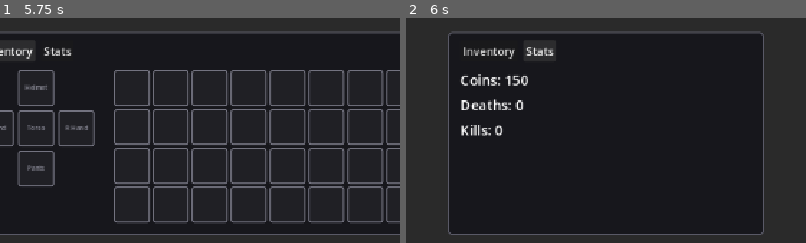
Above: before the commit, frames 1-2 (left to right).
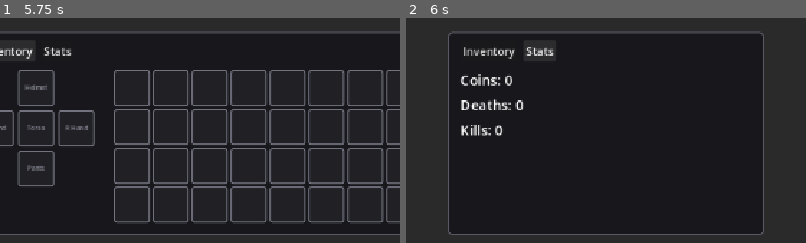
Above: after the commit, the same moments.

Repository: therealssorw/astria
Game: Godot game, scene res://scenes/world.tscn
Two runs of this game, one before a commit and one after it. Both use one fixed random seed, a clock stepped at 60 frames per second and the inputs below. This scene is started directly instead of the project's main scene. A sky picture missing from this copy of the repository is replaced by a grey-blue gradient. Sound files missing from this copy of the repository are replaced by a short silence.
Inputs (mouse positions are % of the whole screen's width and height, from its top left):
- Up to frame 1 (5.75 s): tap Enter (ui_accept) every 0.75 s from 0.5 to 3.5 s; move the mouse to (72, 45) at 0.52 s; hold D (move_right) 0.53-1.25 s; hold E (interact) 0.53-1.25 s; click (72, 45) at 0.67 s; tap Space (jump) at 0.77, 3.77 s; drag from (30, 55) to (45, 70) at 1.27 s; move the mouse to (60, 28) at 2.02 s; hold D (move_right) 2.03-2.75 s; hold Right mouse button (block) 2.03-2.75 s; tap E (interact) at 2.3 s; drag from (45, 70) to (20, 35) at 2.77 s; move the mouse to (80, 65) at 3.52 s; hold A (move_left) 3.53-4.25 s; hold E (interact) 3.53-4.25 s; tap Middle mouse button (lock_on) at 3.6 s; tap Tab (inventory) at 4.15 s; drag from (20, 35) to (35, 25) at 4.27 s; click "Inventory" at 5 s
- Up to frame 2 (6 s): click "Stats" at 5.75 s
The pictures show only the part of the screen within x 25-75%, y 24-74%; the shares and areas given below are measured in that part.

Frame 1 is identical in both runs. In frame 2, 0.2% of the frame differs, in the area x 24-31%, y 25-31%.
Error before the commit: Out of bounds get index '1' (on base: 'Dictionary') (res://scripts/core/network_manager.gd:205)
Error after the commit: Out of bounds get index '1' (on base: 'Dictionary') (res://scripts/core/network_manager.gd:221)

Commit message:
Move coins and the carried bag onto the server
Trading was the one system a client could simply lie about: GameStats held
the purse locally, so a patched client could hand itself gold or items.

- Coins and items now live in Net.players[peer_id], which only the server
  writes, alongside kills and deaths. GameStats is gone -- an empty autoload
  that used to be the source of truth is an invitation to write to it again.
- The shop asks (Net.request_buy/request_sell -> sv_shop_trade) and the server
  checks all of it: the shop exists and stocks the item, the price is ItemDb's
  price, the purse covers it, the item is actually held, and the pawn is at
  the counter -- measured against the server's own copy of the position, which
  sv_player_state already speed-validates. Refusals come back on trade_result.
- Purses and bags are stripped from the broadcast registry (_public_players);
  each owner gets theirs alone through cl_purse. The UI is a pure reader and
  never applies a trade optimistically.
- CLAUDE.md leads with the rule: everything that can be server-side must be,
  the client is never trusted, and what "within reason" covers.

Co-Authored-By: Claude Opus 5 <noreply@anthropic.com>

Diff:
--- a/project.godot
+++ b/project.godot
@@ -17,7 +17,6 @@
 
 [autoload]
 
-GameStats="*res://scripts/core/game_stats.gd"
 Net="*res://scripts/core/network_manager.gd"
 InputDevice="*res://scripts/core/input_device.gd"
 DialogSystem="*res://scripts/ui/dialog/dialog_system.gd"
--- a/scripts/core/game_stats.gd
+++ /dev/null
@@ -1,59 +0,0 @@
-extends Node
-## Autoload: run-wide local stats that survive scene changes. Kills and
-## deaths moved to the server-authoritative registry in Net (multiplayer);
-## currency and the carried bag live here.
-##
-## Purely local, like the dialog and the shop — nothing here is replicated.
-
-## Coins or carried items changed; the inventory and shop screens redraw on it.
-signal changed
-
-## Placeholder purse so the shop is usable — set to 0 once coins can be earned.
-const STARTING_COINS := 150
-
-var coins := STARTING_COINS
-
-## item id (see ItemDb) -> how many are carried. Insertion-ordered, which is
-## the order the inventory grid and the shop's sell list use.
-var items := {}
-
-# ---------------- coins ----------------
-
-func add_coins(amount: int) -> void:
-	coins = maxi(0, coins + amount)
-	changed.emit()
-
-## Deducts `amount` only if it is affordable; returns whether it went through.
-func spend_coins(amount: int) -> bool:
-	if amount > coins:
-		return false
-	coins -= amount
-	changed.emit()
-	return true
-
-# ---------------- carried items ----------------
-
-func add_item(id: String, count := 1) -> void:
-	if count <= 0:
-		return
-	items[id] = item_count(id) + count
-	changed.emit()
-
-## Removes up to `count`; returns false (and changes nothing) if too few held.
-func remove_item(id: String, count := 1) -> bool:
-	if count <= 0 or item_count(id) < count:
-		return false
-	var left: int = items[id] - count
-	if left > 0:
-		items[id] = left
-	else:
-		items.erase(id)
-	changed.emit()
-	return true
-
-func item_count(id: String) -> int:
-	return int(items.get(id, 0))
-
-## Carried item ids, in the order they were first picked up.
-func owned_ids() -> Array:
-	return items.keys()
--- a/scripts/core/network_manager.gd
+++ b/scripts/core/network_manager.gd
@@ -18,7 +18,16 @@
 const VITALS_INTERVAL := 0.5               # server -> owner stamina/health sync
 const KILL_Y := 30.0                       # below the waves -> counts as a death
 
-var players := {}  # peer_id -> {"name": String, "kills": int, "deaths": int}
+## Placeholder purse so shops are usable — drop to 0 once coins can be earned.
+const STARTING_COINS := 150
+## How far past an NPC's interact_range the server still honours a trade, to
+## cover the lag between the client's view of its position and the server's.
+const SHOP_RANGE_SLACK := 2.5
+
+## peer_id -> {"name", "kills", "deaths", "coins", "items"}. Server-owned.
+## "coins"/"items" are private to their owner and are stripped before the
+## registry is broadcast — each owner gets theirs through cl_purse.
+var players := {}
 var is_dedicated := false
 var active := false            # hosting or connected right now
 var upnp_status := "inactive"  # inactive / searching / ok / failed
@@ -28,12 +37,19 @@
 
 signal player_list_changed
 signal join_failed(reason: String)
+## The local player's coins/items were re-synced from the server.
+signal purse_changed
+## Server's verdict on a trade the local player asked for.
+signal trade_result(message: String, ok: bool)
 
 var _upnp_thread: Thread
 var _upnp_cleanup_thread: Thread
 var _upnp_mapper = null      # UPNP instance that owns the active mapping
 var _mapped_port := 0        # 0 = nothing mapped on the router right now
 var _enemy_counter := 0
+# read-only mirror of THIS peer's slice of the registry, written only by cl_purse
+var _my_coins := 0
+var _my_items := {}
 var _player_bcast_accum := 0.0
 var _enemy_bcast_accum := 0.0
 var _vitals_accum := 0.0
@@ -204,6 +220,7 @@
 	var pos := spawn_position(pn.get_child_count())
 	rpc("cl_spawn_player", id, players[id]["name"], pos)
 	_do_spawn_player(id, players[id]["name"], pos)
+	_send_purse(id) # first sync of their coins/bag, now that they have a pawn
 
 @rpc("authority", "call_remote", "reliable")
 func cl_spawn_player(id: int, username: String, pos: Vector3) -> void:
@@ -234,11 +251,21 @@
 	player_list_changed.emit()
 
 func _sync_players() -> void:
-	rpc("cl_sync_players", players)
+	rpc("cl_sync_players", _public_players())
 	player_list_changed.emit()
 
+## What everyone is allowed to see: no one needs another player's purse or bag,
+## so those never leave the server except to the peer they belong to.
+func _public_players() -> Dictionary:
+	var out := {}
+	for id in players:
+		var e: Dictionary = players[id]
+		out[id] = {"name": e["name"], "kills": e["kills"], "deaths": e["deaths"]}
+	return out
+
 func _make_entry(username: String) -> Dictionary:
-	return {"name": username, "kills": 0, "deaths": 0}
+	return {"name": username, "kills": 0, "deaths": 0,
+			"coins": STARTING_COINS, "items": {}}
 
 func _sanitize_name(raw: String) -> String:
 	var cleaned := ""
@@ -261,6 +288,126 @@
 func my_stats() -> Dictionary:
 	return players.get(multiplayer.get_unique_id(), _make_entry(""))
 
+# ---------------- purse and bag (server-owned) ----------------
+#
+# Coins and carried items live in the registry above, which only the server
+# writes. Clients hold a read-only mirror and ASK to trade; the server checks
+# the shop stocks the item, that the price is its own price, that the player
+# can afford it or actually holds it, and that they are standing at the
+# counter. A client that lies gets a refusal and its mirror re-synced.
+
+func my_coins() -> int:
+	return _my_coins
+
+func my_items() -> Dictionary:
+	return _my_items
+
+func my_item_count(item_id: String) -> int:
+	return int(_my_items.get(item_id, 0))
+
+## Client -> server: I'd like to buy this. Never applied locally first.
+func request_buy(shop_id: String, item_id: String) -> void:
+	if multiplayer.is_server():
+		_server_trade(multiplayer.get_unique_id(), shop_id, item_id, true)
+	else:
+		rpc_id(1, "sv_shop_trade", shop_id, item_id, true)
+
+func request_sell(shop_id: String, item_id: String) -> void:
+	if multiplayer.is_server():
+		_server_trade(multiplayer.get_unique_id(), shop_id, item_id, false)
+	else:
+		rpc_id(1, "sv_shop_trade", shop_id, item_id, false)
+
+@rpc("any_peer", "call_remote", "reliable")
+func sv_shop_trade(shop_id: String, item_id: String, buying: bool) -> void:
+	if not multiplayer.is_server():
+		return
+	_server_trade(multiplayer.get_remote_sender_id(), shop_id, item_id, buying)
+
+func _server_trade(id: int, shop_id: String, item_id: String, buying: bool) -> void:
+	if not players.has(id):
+		return
+	if not ShopData.has(shop_id) or not ItemDb.has(item_id):
+		_trade_reply(id, "There's nothing like that for sale here.", false)
+		return
+	if not _at_counter(id, shop_id):
+		_trade_reply(id, "You're too far from the counter.", false)
+		return
+
+	var entry: Dictionary = players[id]
+	var items: Dictionary = entry["items"]
+	var coins := int(entry["coins"])
+	var label := ItemDb.item_name(item_id)
+
+	if buying:
+		if not ShopData.stock(shop_id).has(item_id):
+			_trade_reply(id, "He doesn't stock that.", false)
+			return
+		var price := ItemDb.buy_price(item_id)
+		if coins < price:
+			_trade_reply(id, "Not enough gold — %s costs %d." % [label, price], false)
+			return
+		entry["coins"] = coins - price
+		items[item_id] = int(items.get(item_id, 0)) + 1
+		_trade_reply(id, "Bought %s for %d gold." % [label, price], true)
+	else:
+		if not ShopData.buys(shop_id, item_id):
+			_trade_reply(id, "He won't take that.", false)
+			return
+		var held := int(items.get(item_id, 0))
+		if held < 1:
+			_trade_reply(id, "You have no %s to sell." % label, false)
+			return
+		var price := ItemDb.sell_price(item_id)
+		if held > 1:
+			items[item_id] = held - 1
+		else:
+			items.erase(item_id)
+		entry["coins"] = coins + price
+		_trade_reply(id, "Sold %s for %d gold." % [label, price], true)
+
+	_send_purse(id)
+
+## Is this player actually standing at that NPC? The server owns every pawn's
+## position (speed-validated in sv_player_state), so this can't be spoofed.
+func _at_counter(id: int, shop_id: String) -> bool:
+	var pawn := _pawn(id)
+	if pawn == null:
+		return false
+	for npc in get_tree().get_nodes_in_group("npc_interactable"):
+		if not is_instance_valid(npc) or npc.dialog_id != shop_id:
+			continue
+		var reach: float = float(npc.interact_range) + SHOP_RANGE_SLACK
+		if pawn.global_position.distance_to(npc.global_position) <= reach:
+			return true
+	return false
+
+func _trade_reply(id: int, message: String, ok: bool) -> void:
+	if id == multiplayer.get_unique_id():
+		cl_trade_result(message, ok)
+	else:
+		rpc_id(id, "cl_trade_result", message, ok)
+
+@rpc("authority", "call_remote", "reliable")
+func cl_trade_result(message: String, ok: bool) -> void:
+	trade_result.emit(message, ok)
+
+## Server -> one owner: here is your authoritative purse and bag.
+func _send_purse(id: int) -> void:
+	var entry: Dictionary = players.get(id, {})
+	var coins := int(entry.get("coins", 0))
+	var items: Dictionary = entry.get("items", {})
+	if id == multiplayer.get_unique_id():
+		cl_purse(coins, items)
+	else:
+		rpc_id(id, "cl_purse", coins, items)
+
+@rpc("authority", "call_remote", "reliable")
+func cl_purse(coins: int, items: Dictionary) -> void:
+	_my_coins = coins
+	_my_items = items.duplicate(true) # never alias the server's own dictionary
+	purse_changed.emit()
+
 # ---------------- state replication ----------------
 
 func _physics_process(delta: float) -> void:
--- a/scripts/ui/inventory_ui.gd
+++ b/scripts/ui/inventory_ui.gd
@@ -2,7 +2,7 @@
 ## Inventory screen (toggled with Tab, or D-pad left on a gamepad) +
 ## always-on hotbar.
 ## Tabs: Inventory (equipment slots + 32-slot item grid) and Stats
-## (coins / deaths / kills, from the GameStats autoload).
+## (coins / deaths / kills, all read from the server registry in Net).
 
 const SLOT_SIZE := 52
 const HOTBAR_SLOTS := 9
@@ -23,7 +23,7 @@
 	layer = 5
 	_build_hotbar()
 	_build_panel()
-	GameStats.changed.connect(_refresh_items)
+	Net.purse_changed.connect(_refresh_items)
 	_refresh_items()
 
 func _input(_event: InputEvent) -> void:
@@ -46,7 +46,7 @@
 	if open and stats_content.visible:
 		# kills/deaths come from the server's registry, not local counters
 		var st: Dictionary = Net.my_stats()
-		coins_label.text = "Coins: %d" % GameStats.coins
+		coins_label.text = "Coins: %d" % Net.my_coins()
 		deaths_label.text = "Deaths: %d" % int(st["deaths"])
 		kills_label.text = "Kills: %d" % int(st["kills"])
 
@@ -115,7 +115,7 @@
 	return p
 
 func _refresh_items() -> void:
-	var ids := GameStats.owned_ids()
+	var ids := Net.my_items().keys()
 	for i in item_slots.size():
 		var slot := item_slots[i]
 		var icon := slot.get_node("ItemIcon") as TextureRect
@@ -128,7 +128,7 @@
 			slot.tooltip_text = ""
 			continue
 		var id: String = ids[i]
-		var n := GameStats.item_count(id)
+		var n := Net.my_item_count(id)
 		icon.texture = ItemDb.icon(id)
 		# the name only stands in for missing art; the tooltip always names it
 		name_label.text = "" if icon.texture else ItemDb.item_name(id)
--- a/scripts/ui/shop/shop_ui.gd
+++ b/scripts/ui/shop/shop_ui.gd
@@ -39,7 +39,8 @@
 	_root.visible = false
 	set_process(false)
 	DialogSystem.action_triggered.connect(_on_dialog_action)
-	GameStats.changed.connect(_on_stats_changed)
+	Net.purse_changed.connect(_on_purse_changed)
+	Net.trade_result.connect(_on_trade_result)
 
 func is_open() -> bool:
 	return shop_id != ""
@@ -82,29 +83,27 @@
 	if action == OPEN_ACTION:
 		open(dialog_id)
 
-func _on_stats_changed() -> void:
-	# deferred: this fires from inside a row button's own `pressed` signal, and
-	# the refresh frees that button
+func _on_purse_changed() -> void:
+	# deferred: this can land inside a row button's own `pressed` signal (the
+	# host trades synchronously), and the refresh frees that button
 	if is_open():
 		_refresh.call_deferred()
 
+func _on_trade_result(message: String, ok: bool) -> void:
+	if is_open():
+		_flash(message, GOLD if ok else BAD)
+
 # ---------------- transactions ----------------
+#
+# The UI never moves coins or items itself — it asks, and redraws when the
+# server sends the new purse back. So a client that patches this file can only
+# make its own screen lie to it.
 
 func _buy(id: String) -> void:
-	var price := ItemDb.buy_price(id)
-	if not GameStats.spend_coins(price):
-		_flash("Not enough gold — %s costs %d." % [ItemDb.item_name(id), price], BAD)
-		return
-	GameStats.add_item(id)
-	_flash("Bought %s for %d gold." % [ItemDb.item_name(id), price], GOLD)
+	Net.request_buy(shop_id, id)
 
 func _sell(id: String) -> void:
-	var price := ItemDb.sell_price(id)
-	if not GameStats.remove_item(id):
-		_flash("You have no %s to sell." % ItemDb.item_name(id), BAD)
-		return
-	GameStats.add_coins(price)
-	_flash("Sold %s for %d gold." % [ItemDb.item_name(id), price], GOLD)
+	Net.request_sell(shop_id, id)
 
 func _flash(text: String, color: Color) -> void:
 	_hint.text = text
@@ -137,7 +136,7 @@
 # ---------------- list ----------------
 
 func _refresh() -> void:
-	_purse.text = "%d gold" % GameStats.coins
+	_purse.text = "%d gold" % Net.my_coins()
 	_buy_tab.button_pressed = not _selling
 	_sell_tab.button_pressed = _selling
 	for c in _rows.get_children():
@@ -155,20 +154,20 @@
 			push_warning("ShopSystem: '%s' stocks unknown item '%s'" % [shop_id, id])
 			continue
 		var price := ItemDb.buy_price(id)
-		var owned := GameStats.item_count(id)
+		var owned := Net.my_item_count(id)
 		var label := ItemDb.item_name(id)
 		if owned > 0:
 			label += "   (carrying %d)" % owned
 		_add_row(id, label, "%d gold" % price,
-				GOLD if price <= GameStats.coins else BAD, _buy.bind(id))
+				GOLD if price <= Net.my_coins() else BAD, _buy.bind(id))
 
 func _fill_sell_rows() -> void:
 	var any := false
-	for id: String in GameStats.owned_ids():
+	for id: String in Net.my_items().keys():
 		if not ShopData.buys(shop_id, id):
 			continue
 		any = true
-		var count := GameStats.item_count(id)
+		var count := Net.my_item_count(id)
 		var label := ItemDb.item_name(id)
 		if count > 1:
 			label += "   x%d" % count
Not shown, removed: scripts/core/game_stats.gd.uid
Not shown, changed: CLAUDE.md
